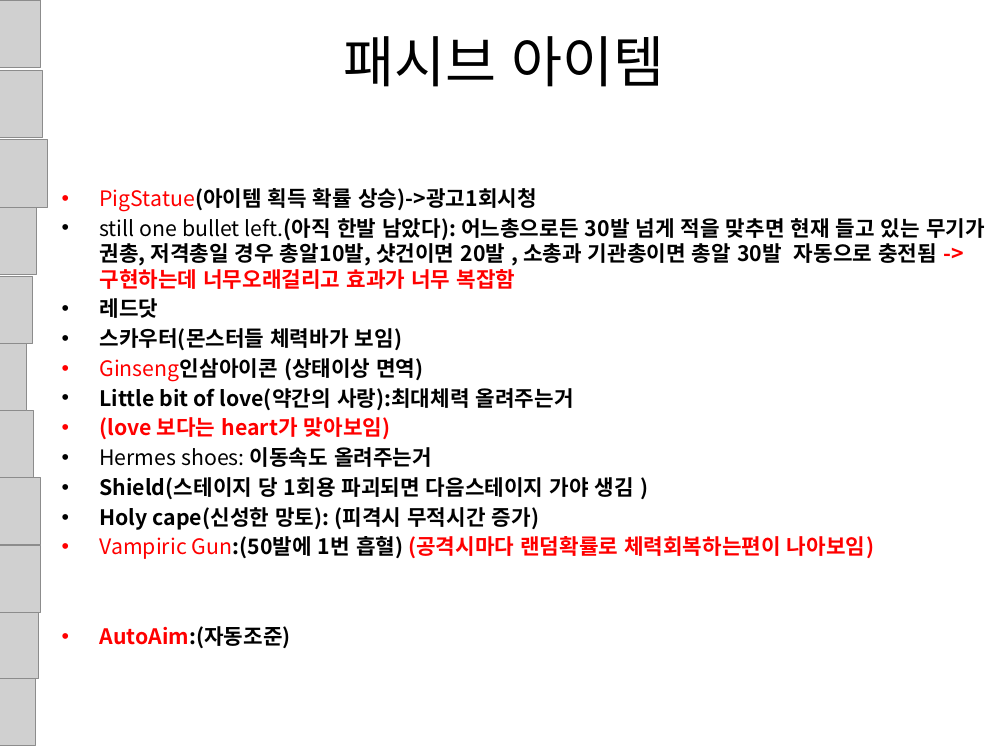
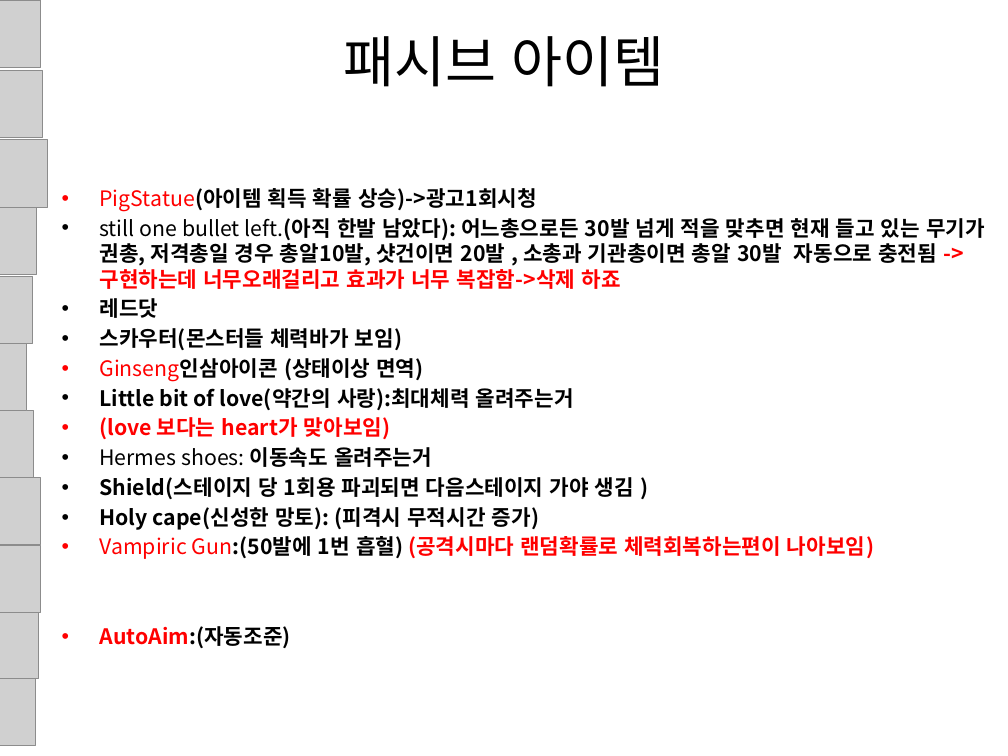
Before and after one commit to gkdlgndpdu/EscapeJail, a slide deck: slide 50 of EscapeJail/Assets/기획/스테이지1기획.pptx. Drawn at 1008x756 pixels with LibreOffice and Linux fonts; fonts in the diff are those of the drawing; grey boxes stand for pictures. Boxes give left, top, right and bottom in pixels: in the first picture for what was removed or moved away, otherwise in the second. Text is boxed around its words. In the diff, an @@ line names an element or a change of style, - is before the commit and + after.

```diff
--- a/EscapeJail/Assets/기획/스테이지1기획.pptx
+++ b/EscapeJail/Assets/기획/스테이지1기획.pptx
@@ text at <box>99,218,985,289</box>: text changed @@
-• still one bullet left.(아직 한발 남았다): 어느총으로든 30발 넘게 적을 맞추면 현재 들고 있는 무기가 권총, 저격총일 경우 총알10발, 샷건이면 20발 , 소총과 기관총이면 총알 30발 자동으로 충전됨 -> 구현하는데 너무오래걸리고 효과가 너무 복잡함
+• still one bullet left.(아직 한발 남았다): 어느총으로든 30발 넘게 적을 맞추면 현재 들고 있는 무기가 권총, 저격총일 경우 총알10발, 샷건이면 20발 , 소총과 기관총이면 총알 30발 자동으로 충전됨 -> 구현하는데 너무오래걸리고 효과가 너무 복잡함->삭제 하죠
```
Also in this commit, not shown: 1 slide added, 26 other files.
